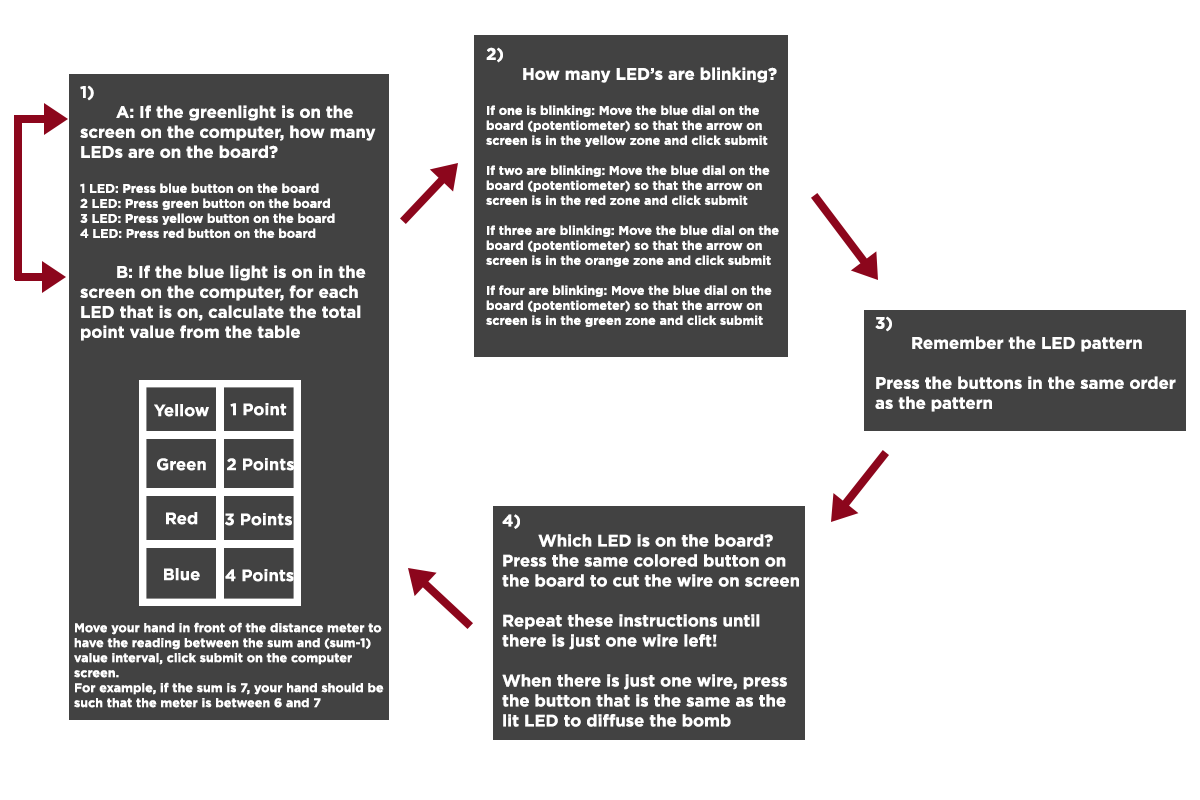
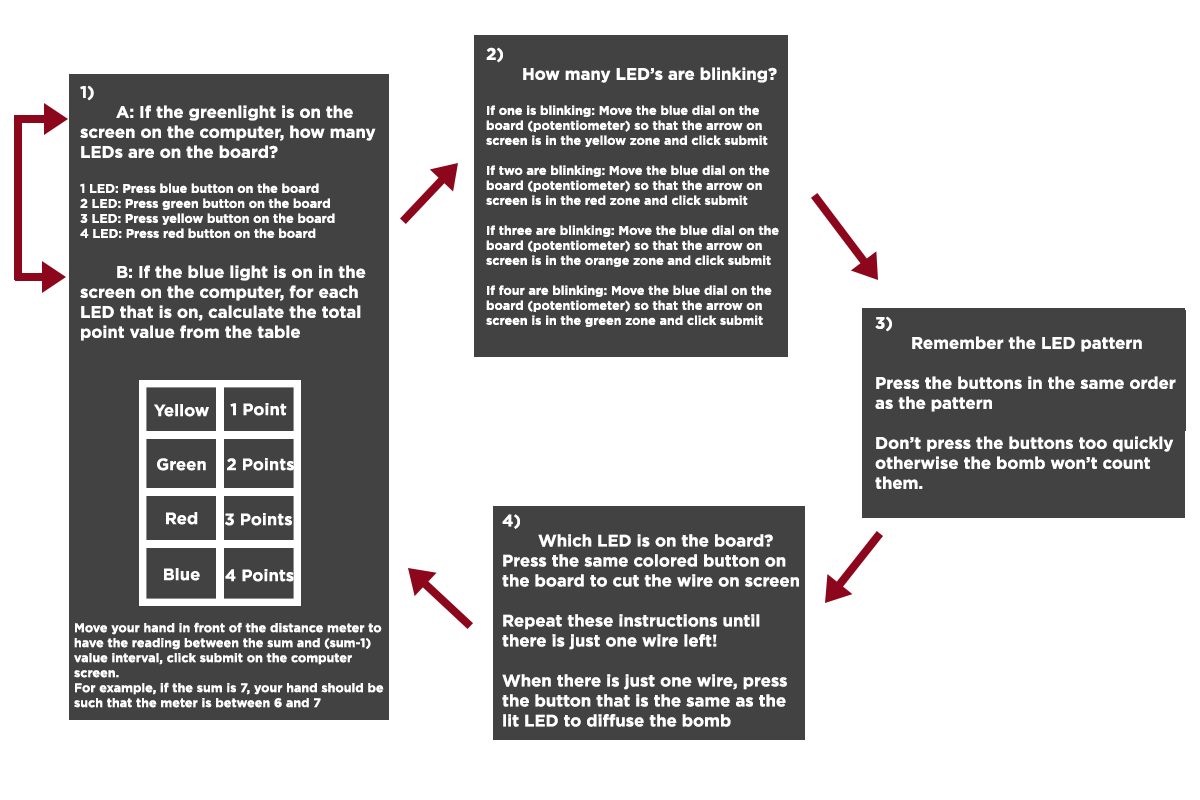
Revision of a layered 1200×800 image; what changed, layer by layer:
painted on "3) Remember the LED pattern Press the buttons in the same ord" over [875, 436, 1174, 489]
painted on "Layer 3" over [862, 308, 1185, 518]
painted on "Shape 3" over [825, 450, 889, 603]
